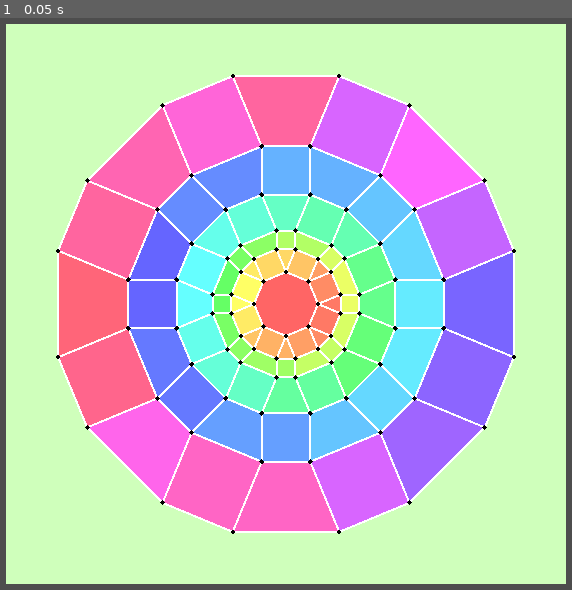
Above: before the commit, frame 1.
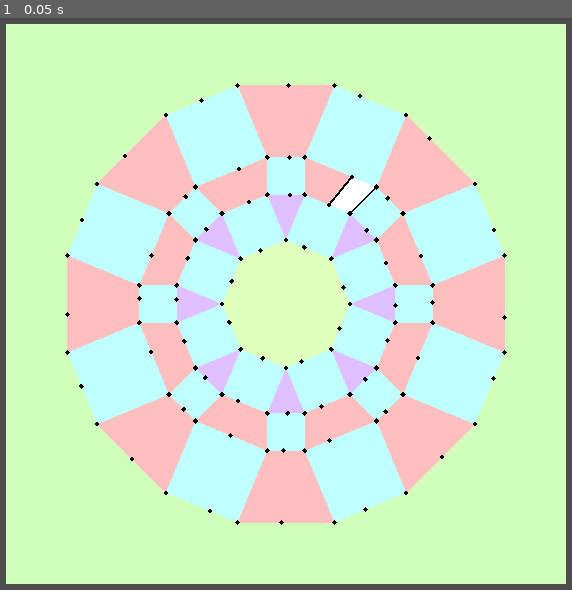
Above: after the commit, the same moment.

Repository: Pe3Hu/rangi
Game: Godot game, scene res://scene/Game.tscn
Same seed, same stepped clock (60 frames per second), same inputs: the game is played once before the commit and once after it.
Inputs:
- Up to frame 1 (0.05 s): no input

The runs differ from the first frame. In frame 1, 52% of the frame differs, in the area x 9-91%, y 9-91%.

Commit message:
update version 0.0034
1. Work has begun on dividing Forests into two parts

Diff:
--- a/scene/10/forest.gd
+++ b/scene/10/forest.gd
@@ -59,5 +59,22 @@
 	set_color(color_)
 
 
+func update_color_based_on_forest_index() -> void:
+	if parent.num.index != null:
+		var max_h = 360.0
+		var h = float(parent.num.index) / Global.num.index.forest
+		var s = 0.6
+		var v = 1
+		var color_ = Color.from_hsv(h, s, v)
+		set_color(color_)
+		#visible = false
+	else:
+		set_color(Color.BLACK)
+
+
 func paint_black() -> void:
 	color = Color.BLACK
+
+
+func paint_white() -> void:
+	color = Color.WHITE
--- a/scene/10/glade.gd
+++ b/scene/10/glade.gd
@@ -7,6 +7,7 @@
 func set_parent(parent_) -> void:
 	parent = parent_
 	set_vertexs()
+	visible = false
 
 
 func set_vertexs() -> void:
@@ -17,3 +18,7 @@
 
 func paint_black() -> void:
 	default_color = Color.BLACK
+
+
+func paint_white() -> void:
+	default_color = Color.WHITE
--- a/scene/10/sequoia.gd
+++ b/scene/10/sequoia.gd
@@ -25,3 +25,7 @@
 
 func paint_black() -> void:
 	color = Color.BLACK
+
+
+func paint_gold() -> void:
+	color = Color.GOLD
--- a/script/Classes_10.gd
+++ b/script/Classes_10.gd
@@ -17,6 +17,9 @@
 		init_scene()
 		init_center()
 		set_following_forest_rings()
+		#init_habitats()
+		split_glades()
+		paint_someone()
 
 
 	func init_scene() -> void:
@@ -37,12 +40,13 @@
 		vec.center = Vector2()
 
 		for _i in Global.num.size.forest.n:
-			angle.current = angle.step * _i
+			angle.current = angle.step * (_i - 1)
 			var input = {}
 			input.sanctuary = self
 			input.position = Vector2().from_angle(angle.current) * Global.num.size.forest.r
 			vec.center += input.position
 			input.ring = num.ring
+			input.order = float(_i)
 			var sequoia = Classes_10.Sequoia.new(input)
 			dict.sequoia[num.ring].append(sequoia)
 
@@ -52,6 +56,7 @@
 		input.sequoias = dict.sequoia[num.ring]
 		input.ring = num.ring
 		input.shape = "octagon"
+		input.origin = true
 		var forest = Classes_10.Forest.new(input)
 		dict.forest[num.ring].append(forest)
 
@@ -86,11 +91,10 @@
 
 
 	func set_square_based_on_glade(glade_: Glade) -> void:
-		var parity = int(glade_.num.ring * 2) % 2 == 0
 		var triangle = glade_.arr.shape.has("triangle")
 		var trapeze = glade_.arr.shape.has("trapeze")
 
-		if parity and (triangle or trapeze or glade_.num.ring == 0):
+		if glade_.flag.parity and (triangle or trapeze or glade_.num.ring == 0):
 			var sequoias = {}
 			sequoias.old = glade_.arr.sequoia
 			sequoias.new = []
@@ -117,6 +121,7 @@
 						input.sanctuary = self
 						input.position = data.vertex
 						input.ring = num.ring
+						input.order = float(sequoias.old[_j].num.order)
 						var sequoia = Classes_10.Sequoia.new(input)
 						dict.sequoia[num.ring].append(sequoia)
 						sequoias.new.append(sequoia)
@@ -127,6 +132,7 @@
 			input.sequoias = sequoias.new
 			input.ring = num.ring
 			input.shape = "square"
+			input.origin = true
 			var forest = Classes_10.Forest.new(input)
 			dict.forest[num.ring].append(forest)
 
@@ -143,7 +149,6 @@
 			for sequoia in glade_.arr.sequoia:
 				for neighbor in sequoia.dict.neighbor:
 					if neighbor.num.ring == num.ring:
-						#neighbor.scene.myself.paint_black()
 						input.sequoias.append(neighbor)
 
 			if input.sequoias.size() == 4:
@@ -152,6 +157,7 @@
 				input.sanctuary = self
 				input.ring = num.ring
 				input.shape = "trapeze"
+				input.origin = true
 				var forest = Classes_10.Forest.new(input)
 				dict.forest[num.ring].append(forest)
 
@@ -167,21 +173,14 @@
 		input.sanctuary = self
 		input.ring = num.ring
 		input.shape = "triangle"
+		input.origin = true
 		var forest = Classes_10.Forest.new(input)
 		dict.forest[num.ring].append(forest)
 
 
 	func init_forest_neighbors() -> void:
-#		for ring in num.ring:
-#			for forest in dict.forest[num.ring]:
-#				for glade in forest.arr.glade:
-#					if glade.num.ring == ring or glade.num.ring == ring + 0.5:
-#						glade.make_forests_neighbors()
-
 		for glade in arr.glade:
 			glade.make_forests_neighbors()
-
-		init_habitats()
 
 
 	func init_habitats() -> void:
@@ -229,24 +228,89 @@
 
 		return neighbors
 
+
+	func split_glades() -> void:
+		for glade in arr.glade:
+			if glade.flag.parity and glade.flag.origin:
+				glade.split()
+
+		var shapes = ["trapeze", "square"]
+
+		for ring in dict.forest:
+			for forest in dict.forest[ring]:
+				if shapes.has(forest.word.shape):
+					forest.split()
+
+		erase_origin_forests()
+		init_forest_neighbors()
+
+
+	func erase_origin_forests() -> void:
+		var shapes = ["trapeze", "square"]
+
+		for ring in dict.forest:
+			for _i in range(dict.forest[ring].size()-1, -1, -1):
+				var forest = dict.forest[ring][_i]
+
+				if forest.flag.origin and shapes.has(forest.word.shape):
+					forest.knock_out()
+
+
+	func paint_someone() -> void:
+#		for ring in dict.forest:
+#			for forest in dict.forest[ring]:
+#				print([ring, forest.num.index])
+#				forest.scene.myself.update_color_based_on_forest_index()
+
+#		var forest = dict.forest[2].back()
+#		forest.scene.myself.paint_white()
+#
+#		for neighbor in forest.dict.neighbor:
+#			neighbor.scene.myself.paint_black()
+
+#		var glade = arr.glade[127]
+#		glade.scene.myself.visible = true
+#		glade.scene.myself.paint_black()
+#
+#		for forest in glade.arr.forest:
+#			forest.scene.myself.paint_white()
+
+		#var forest = dict.forest[1][22]
+		var forest = dict.forest[2][31]
+		forest.scene.myself.paint_white()
+		#print(forest.dict.neighbor)
+		for neighbor in forest.dict.neighbor:
+			if !neighbor.flag.origin:
+				forest.dict.neighbor[neighbor].scene.myself.visible = true
+				forest.dict.neighbor[neighbor].scene.myself.paint_black()
+
+
 #Лес forest
 class Forest:
 	var arr = {}
 	var num = {}
 	var obj = {}
 	var dict = {}
+	var flag = {}
 	var word = {}
 	var scene = {}
 
 
 	func _init(input_: Dictionary) -> void:
+		num.index = null
 		arr.sequoia = []
 		arr.sequoia.append_array(input_.sequoias)
 		obj.sanctuary = input_.sanctuary
 		obj.habitat = null
 		num.ring = input_.ring
 		dict.neighbor = {}
+		flag.origin = input_.origin
 		word.shape = input_.shape
+
+		if !flag.origin:
+			num.index = Global.num.index.forest
+			Global.num.index.forest += 1
+
 		init_scene()
 		init_glades()
 
@@ -269,6 +333,7 @@
 				input.sequoias.append(arr.sequoia[_i])
 				input.sequoias.append(arr.sequoia[_j])
 				input.sanctuary = obj.sanctuary
+				input.origin = true
 				var glade = Classes_10.Glade.new(input)
 				obj.sanctuary.arr.glade.append(glade)
 				arr.glade.append(glade)
@@ -280,11 +345,107 @@
 			glade.add_forest(self)
 
 
+	func split() -> void:
+		var old_glades = []
+		var input = {}
+		input.sequoias = []
+
+		for glade in arr.glade:
+			if glade.flag.origin:
+				if glade.obj.split != null:
+					input.sequoias.append(glade.obj.split)
+				else:
+					old_glades.append(glade)
+
+		if input.sequoias.size() == 2:
+			input.sanctuary = obj.sanctuary
+			input.origin = false
+			var new_glade = Classes_10.Glade.new(input)
+			obj.sanctuary.arr.glade.append(new_glade)
+
+			for _i in old_glades.size():
+				var old_glade = old_glades[_i]
+				input = {}
+				input.sequoias = []
+				input.sequoias.append_array(new_glade.arr.sequoia)
+				input.sequoias.append_array(old_glade.arr.sequoia)
+				var _j = null
+
+				match _i:
+					0:
+						_j = 2
+					1:
+						_j = 0
+
+				var parity = int(num.ring) % 2 == 0
+				var sequoia = null
+
+				if (old_glade.arr.sequoia.front().num.order == 0.0
+				or old_glade.arr.sequoia.back().num.order == 0.0):
+					if int(num.ring) % 2 == 1:
+						match _i:
+							0:
+								_j = 0
+							1:
+								_j = 2
+
+					sequoia = input.sequoias.pop_at(_j)
+					input.sequoias.push_back(sequoia)
+
+					if (new_glade.arr.sequoia.front().num.order == 0.5
+					or new_glade.arr.sequoia.back().num.order == 0.5):
+						sequoia = input.sequoias.pop_at(1)
+						input.sequoias.push_back(sequoia)
+
+						if !parity:
+							sequoia = input.sequoias.pop_at(2)
+							input.sequoias.push_back(sequoia)
+
+					if (new_glade.arr.sequoia.front().num.order == 7.5
+					or new_glade.arr.sequoia.back().num.order == 7.5):
+						sequoia = input.sequoias.pop_at(1)
+						input.sequoias.push_back(sequoia)
+
+						if parity:
+							sequoia = input.sequoias.pop_at(2)
+							input.sequoias.push_back(sequoia)
+				else:
+					sequoia = input.sequoias.pop_at(_j)
+					input.sequoias.push_back(sequoia)
+
+				input.sanctuary = obj.sanctuary
+				input.ring = num.ring
+				input.shape = word.shape
+				input.origin = false
+				var forest = Classes_10.Forest.new(input)
+				obj.sanctuary.dict.forest[num.ring].append(forest)
+
+				var glades = []
+
+				for glade in forest.arr.glade:
+					if !glade.flag.origin:
+						glades.append(glade)
+				print(glades.size())
+
+
+	func knock_out() -> void:
+		for glade in arr.glade:
+			glade.arr.forest.erase(self)
+
+			if glade.flag.parity and glade.flag.origin:
+				glade.knock_out()
+				obj.sanctuary.arr.glade.erase(self)
+
+		obj.sanctuary.scene.myself.get_node("Forest").remove_child(scene.myself)
+		obj.sanctuary.dict.forest[num.ring].erase(self)
+
+
 #Поляна glade
 class Glade:
 	var arr = {}
 	var num = {}
 	var obj = {}
+	var flag = {}
 	var word = {}
 	var scene = {}
 
@@ -293,8 +454,10 @@
 		arr.sequoia = []
 		arr.sequoia.append_array(input_.sequoias)
 		obj.sanctuary = input_.sanctuary
+		obj.split = null
 		arr.shape = []
 		arr.forest = []
+		flag.origin = input_.origin
 		update_sequoia_neighbors()
 		set_ring()
 		init_scene()
@@ -307,14 +470,6 @@
 
 
 	func update_sequoia_neighbors() -> void:
-#		if !obj.sanctuary.dict.glade.has(arr.sequoia.front()):
-#			obj.sanctuary.dict.glade[arr.sequoia.front()] = {}
-#
-#		if !obj.sanctuary.dict.glade.has(arr.sequoia.back()):
-#			obj.sanctuary.dict.glade[arr.sequoia.back()] = {}
-#
-#		obj.sanctuary.dict.glade[arr.sequoia.front()][arr.sequoia.back()] = self
-#		obj.sanctuary.dict.glade[arr.sequoia.back()][arr.sequoia.front()] = self
 		arr.sequoia.front().dict.neighbor[arr.sequoia.back()] = self
 		arr.sequoia.back().dict.neighbor[arr.sequoia.front()] = self
 
@@ -325,10 +480,15 @@
 		if arr.sequoia.front().num.ring != arr.sequoia.back().num.ring:
 			num.ring += 0.5
 
+		flag.parity = int(num.ring * 2) % 2 == 0
+
 
 	func add_forest(forest_: Forest) -> void:
-		arr.forest.append(forest_)
-		arr.shape.append(forest_.word.shape)
+		if !arr.forest.has(forest_):
+			arr.forest.append(forest_)
+
+			if !arr.shape.has(forest_.word.shape):
+				arr.shape.append(forest_.word.shape)
 
 
 	func make_forests_neighbors() -> void:
@@ -336,18 +496,62 @@
 		arr.forest.back().dict.neighbor[arr.forest.front()] = self
 
 
+	func split() -> void:
+		var limit = Global.num.size.glade.split
+		Global.rng.randomize()
+		var factor = Global.rng.randf_range(limit.min, limit.max)
+		var vector = arr.sequoia.front().vec.position - arr.sequoia.back().vec.position
+		var l = vector.length() * factor
+		var vertex = arr.sequoia.back().vec.position + vector.normalized() * l
+		var ordres = [arr.sequoia.front().num.order, arr.sequoia.back().num.order]
+
+		if ordres.front() != ordres.back():
+			if ordres.has(0.0) and !ordres.has(1.0):
+				ordres.erase(0.0)
+				ordres.append(float(Global.num.size.forest.n))
+
+		var input = {}
+		input.sanctuary = obj.sanctuary
+		input.position = vertex
+		input.ring = arr.sequoia.back().num.ring
+		input.order = (ordres.front()+ ordres.back()) * 0.5
+		obj.split = Classes_10.Sequoia.new(input)
+		obj.sanctuary.dict.sequoia[input.ring].append(obj.split)
+
+		arr.sequoia.front().dict.neighbor.erase(arr.sequoia.back())
+		arr.sequoia.back().dict.neighbor.erase(arr.sequoia.front())
+
+		for sequoia in arr.sequoia:
+			input = {}
+			input.sequoias = [sequoia, obj.split]
+			input.sanctuary = obj.sanctuary
+			input.origin = false
+			var glade = Classes_10.Glade.new(input)
+			obj.sanctuary.arr.glade.append(glade)
+			glade.scene.myself.paint_black()
+
+			for foreset in arr.forest:
+				glade.add_forest(foreset)
+
+
+	func knock_out() -> void:
+		obj.sanctuary.scene.myself.get_node("Glade").remove_child(scene.myself)
+		obj.sanctuary.arr.glade.erase(self)
+
+
 #Секвойя sequoia
 class Sequoia:
+	var num = {}
 	var obj = {}
-	var num = {}
 	var vec = {}
 	var dict = {}
 	var scene = {}
 
 
 	func _init(input_: Dictionary) -> void:
+		num.order = input_.order
+		num.ring = input_.ring
 		obj.sanctuary = input_.sanctuary
-		num.ring = input_.ring
 		vec.position = input_.position
 		dict.neighbor = {}
 		init_scene()
--- a/script/Global.gd
+++ b/script/Global.gd
@@ -35,6 +35,7 @@
 	num.index = {}
 	num.index.branch = 0
 	num.index.schematic = 0
+	num.index.forest = 0
 	num.index.habitat = 0
 
 	num.factory = {}
@@ -79,13 +80,12 @@
 	num.size.continent.col = num.size.continent.cluster * num.size.cluster.n
 	num.size.continent.row = num.size.continent.col
 
-
 	num.size.sanctuary = {}
-	num.size.sanctuary.ring = 5
+	num.size.sanctuary.ring = 3
 
 	num.size.forest = {}
 	num.size.forest.n = 8
-	num.size.forest.r = 32
+	num.size.forest.r = 32*2
 	num.size.forest.k = 1 + sqrt(2)
 	num.size.forest.t = num.size.forest.r / sqrt(num.size.forest.k / (num.size.forest.k - 1))
 
@@ -93,6 +93,11 @@
 	num.size.sequoia.a = 18
 	num.size.sequoia.d = num.size.sequoia.a * 2
 	num.size.sequoia.r = num.size.sequoia.a * sqrt(2)
+
+	num.size.glade = {}
+	num.size.glade.split = {}
+	num.size.glade.split.min = 1.0 / 3.0
+	num.size.glade.split.max = 2.0 / 3.0
 
 
 func init_dict() -> void:
